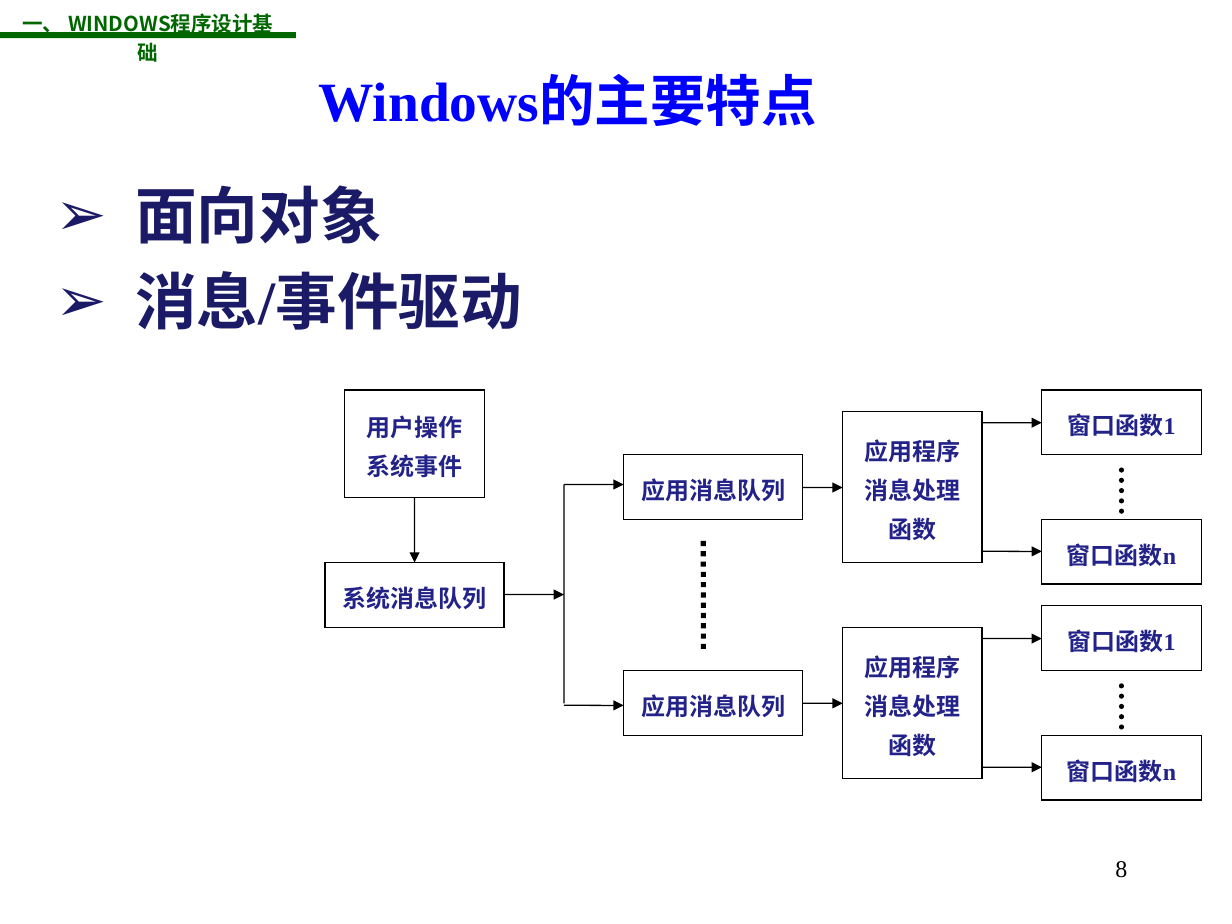
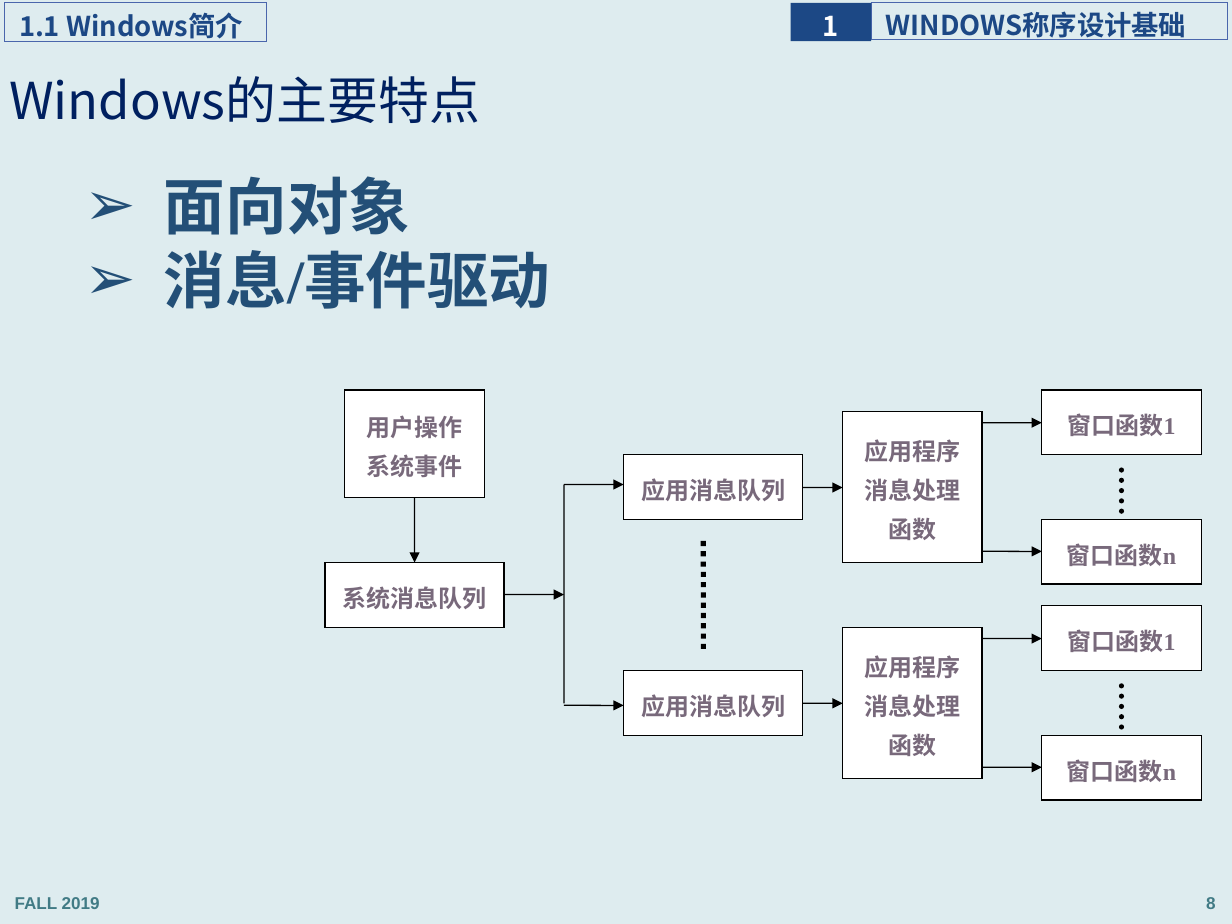
Before and after one commit to jichenghu/ppt_programmingWindows, a slide deck: slide 8 of programmingWindows_1.pptx. Drawn at 1232x924 pixels with LibreOffice and Linux fonts; fonts in the diff are those of the drawing; background and template pictures are left out. Boxes give left, top, right and bottom in pixels: in the first picture for what was removed or moved away, otherwise in the second. Text is boxed around its words. In the diff, an @@ line names an element or a change of style, - is before the commit and + after.

```diff
--- a/programmingWindows_1.pptx
+++ b/programmingWindows_1.pptx
@@ background picture (left out) to #DEECEF @@
@@ rectangle added at bbox=[5, 2, 267, 42], outline #4A66AC 0.75 pt, 16 pt, text #1C4885, bold @@
+1.1 Windows简介
@@ text removed at bbox=[22, 21, 63, 37] @@
-一、 WINDOWS程序设计基础
@@ rectangle added at bbox=[791, 2, 871, 41], fill #1C4885, 16 pt, text #FFFFFF, bold @@
+1
@@ rectangle added at bbox=[871, 2, 1227, 39], outline #4A66AC 0.75 pt, 16 pt, text #1C4885, bold @@
+WINDOWS称序设计基础
@@ line removed from (0, 34) to (296, 34) @@
@@ title "Windows的主要特点": place and size @@
-title "Windows的主要特点" at bbox=[318, 78, 816, 126]
+title "Windows的主要特点" at bbox=[9, 76, 480, 123]
@@ title "Windows的主要特点" at bbox=[9, 76, 480, 123]: size 32.4 to 29.7 pt, font Times New Roman to Noto Sans CJK SC, text colour #0000FF to #002060, bold off; alignment centre to left; line spacing 1 to 0.9 @@
@@ text "面向对象": place and size @@
-text "面向对象" at bbox=[135, 185, 522, 330]
+text "面向对象" at bbox=[164, 176, 551, 309]
@@ text "面向对象" at bbox=[164, 176, 551, 309]: text colour #191966 to #234F77; indent changed; line spacing 1 to 0.9 @@
@@ text colour #222289 to #78697B in 10 elements at bbox=[345, 389, 484, 498], bbox=[325, 563, 504, 628], bbox=[623, 455, 802, 520], bbox=[623, 670, 802, 736], bbox=[843, 411, 982, 563], bbox=[1042, 389, 1201, 455], bbox=[1042, 520, 1201, 585], bbox=[843, 627, 982, 779], bbox=[1042, 606, 1201, 671], bbox=[1042, 736, 1201, 801] @@
@@ page number removed at bbox=[1115, 861, 1127, 878] @@
-8
@@ text added at bbox=[15, 897, 100, 909], 10 pt, text #417B85, bold @@
+FALL 2019
@@ page number added at bbox=[1206, 897, 1216, 909], 10 pt, text #417B85, bold @@
+8
```
Also in this commit, not shown: 53 other slides changed, 2 slides added, 1 slide removed, 3 other files.
